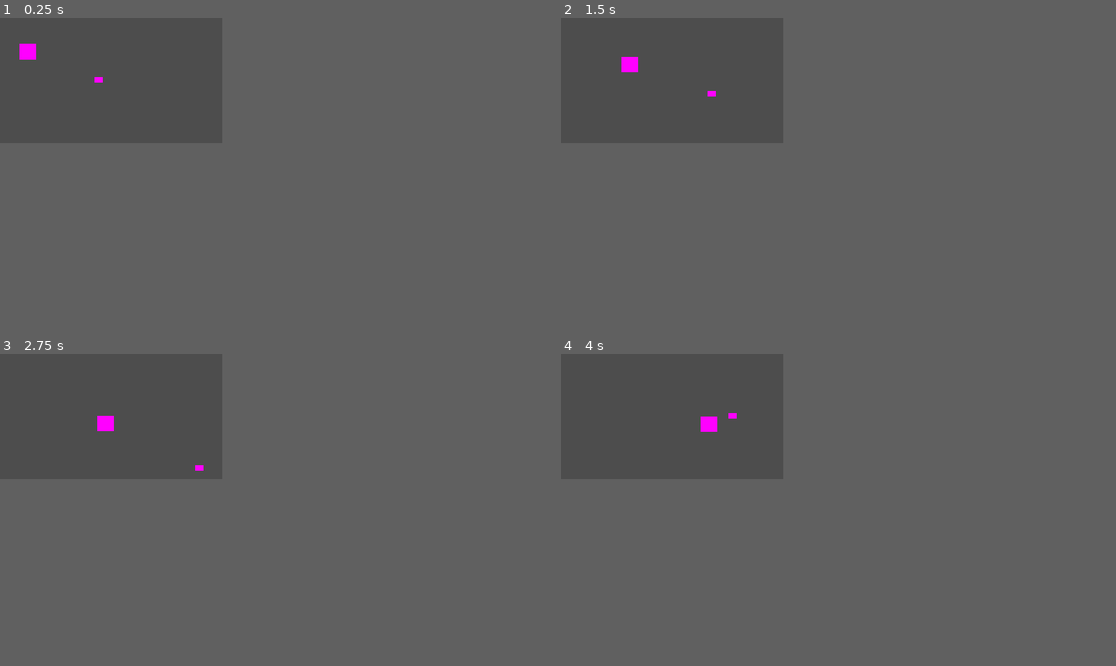
Above: before the commit, frames 1-4 (two rows, left to right).
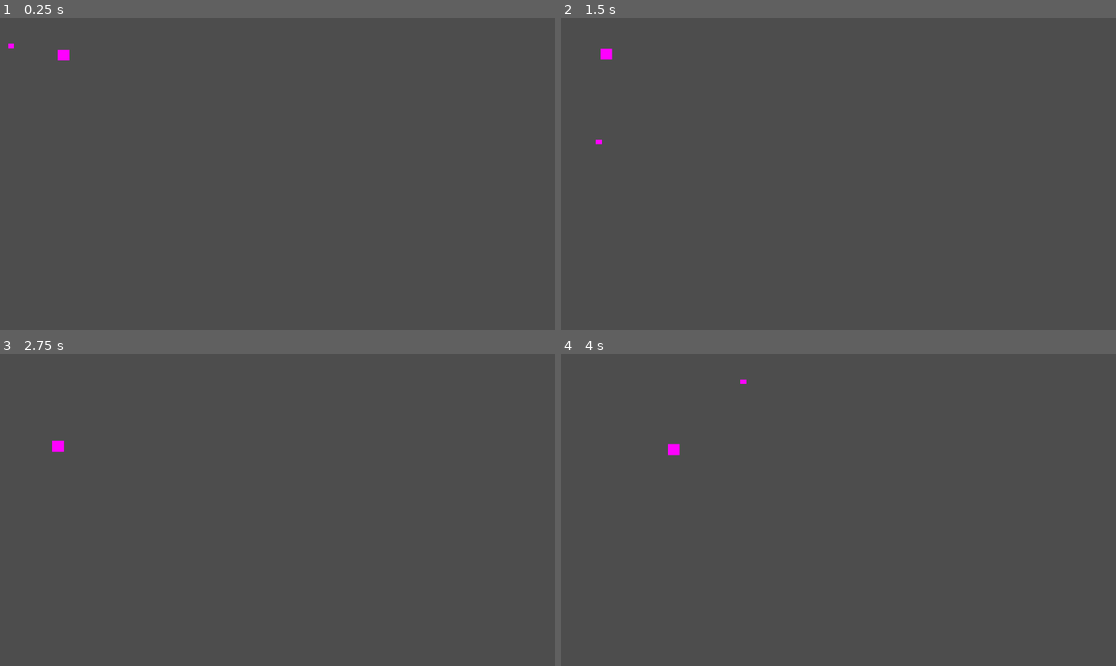
Above: after the commit, the same moments.

Repository: ThermobladeStudios/Town-One-2023
Game: Godot game, scene res://Worlds/World.tscn
The game is run twice, just before and just after one commit, with the same random seed, the same clock (stepped at 60 frames per second) and the same inputs.
Inputs:
- Up to frame 1 (0.25 s): no input
- Up to frame 2 (1.5 s): hold D (Right) 0.53-1.28 s; hold S (Down) from 1.28 s (still down)
- Up to frame 3 (2.75 s): release S (Down) at 2.03 s; hold D (Right) from 2.03 s (still down)
- Up to frame 4 (4 s): release D (Right) at 2.78 s; hold W (Up) 2.78-3.53 s; hold A (Left) from 3.53 s (still down)
In our replay, the window is 320x180 before the commit and 799x449 after it. These sizes can differ from the game's own. Grey fills any space a smaller window leaves; there, only what the larger window draws over its background counts as a difference.

The runs differ from the first frame. In frame 1, 0.3% of the frame differs, in the area x 1-19%, y 8-21%; in frame 2, 0.3%; in frame 3, 0.3%; in frame 4, 0.3%.

Commit message:
New sutff v0.01
ig idk what to put jsut added shit

Diff:
--- a/Bamboo Enemy/Bamboo.tscn
+++ b/Bamboo Enemy/Bamboo.tscn
@@ -1,6 +1,8 @@
-[gd_scene load_steps=3 format=3 uid="uid://c5kxw5reyb4x1"]
+[gd_scene load_steps=4 format=3 uid="uid://c5kxw5reyb4x1"]
 
 [ext_resource type="Script" path="res://Bamboo Enemy/Bamboo.gd" id="1_wrjdu"]
+
+[sub_resource type="RectangleShape2D" id="RectangleShape2D_6be4j"]
 
 [sub_resource type="PlaceholderTexture2D" id="PlaceholderTexture2D_wcl76"]
 
@@ -8,6 +10,7 @@
 script = ExtResource("1_wrjdu")
 
 [node name="CollisionShape2D" type="CollisionShape2D" parent="."]
+shape = SubResource("RectangleShape2D_6be4j")
 
 [node name="Sprite2D" type="Sprite2D" parent="."]
 scale = Vector2(24.2, 22.2)
--- a/Character.gd
+++ /dev/null
@@ -1,10 +0,0 @@
-extends CharacterBody2D
-
-
-@export var speed = 100
-
-# Called every frame. 'delta' is the elapsed time since the previous frame.
-func _physics_process(delta):
-	var input_direction = Vector2(Input.get_action_strength("Right") - Input.get_action_strength("Left") , Input.get_action_strength("Down") - Input.get_action_strength("Up")).normalized()
-	velocity = input_direction*speed
-	move_and_slide()
--- /dev/null
+++ b/Character/Character.gd
@@ -0,0 +1,31 @@
+extends CharacterBody2D
+
+@onready var panda = []
+@onready var allpandas = preload("res://Panda/Panda.tscn")
+@export var speed = 100
+var i = 0
+
+# Called every frame. 'delta' is the elapsed time since the previous frame.
+func _ready():
+	for x in 3:
+		panda.append(allpandas)
+		$Timer.start(5)
+
+
+# Called every frame. 'delta' is the elapsed time since the previous frame.
+func _physics_process(delta):
+	var input_direction = Vector2(Input.get_action_strength("Right") - Input.get_action_strength("Left") , Input.get_action_strength("Down") - Input.get_action_strength("Up")).normalized()
+	velocity = input_direction*speed
+	move_and_slide()
+
+
+
+
+func spawn_panda():
+	print("Spawn Panda")
+	$Panda.add_child(panda[i].instantiate())
+	if (i < 2):
+		i += 1
+
+func _on_timer_timeout():
+	spawn_panda()
--- a/Character/Character.tscn
+++ b/Character/Character.tscn
@@ -1,13 +1,13 @@
-[gd_scene load_steps=4 format=3 uid="uid://cv54o024g40la"]
+[gd_scene load_steps=4 format=3 uid="uid://dp1b0ufsfh8gi"]
 
-[ext_resource type="Script" path="res://Character.gd" id="1_qoctf"]
+[ext_resource type="Script" path="res://Character/Character.gd" id="1_grdkg"]
 
 [sub_resource type="PlaceholderTexture2D" id="PlaceholderTexture2D_8lsdx"]
 
 [sub_resource type="CircleShape2D" id="CircleShape2D_th8df"]
 
 [node name="CharacterBody2D" type="CharacterBody2D"]
-script = ExtResource("1_qoctf")
+script = ExtResource("1_grdkg")
 speed = 1000
 
 [node name="Sprite2D" type="Sprite2D" parent="."]
@@ -17,3 +17,9 @@
 
 [node name="CollisionShape2D" type="CollisionShape2D" parent="."]
 shape = SubResource("CircleShape2D_th8df")
+
+[node name="Timer" type="Timer" parent="."]
+
+[node name="Panda" type="Node" parent="."]
+
+[connection signal="timeout" from="Timer" to="." method="_on_timer_timeout"]
--- a/Character/friendly.gd
+++ b/Character/friendly.gd
@@ -12,6 +12,8 @@
 
 func spawn_panda():
 	$Pandas.add_child(panda[i].instantiate())
-	i += 1
+	if (i < 2):
+		i += 1
+
 func _on_timer_timeout():
 	spawn_panda()
--- a/Character/friendly.tscn
+++ b/Character/friendly.tscn
@@ -1,15 +1,13 @@
 [gd_scene load_steps=3 format=3 uid="uid://da6qxqkpptqhw"]
 
 [ext_resource type="Script" path="res://Character/friendly.gd" id="1_iros2"]
-[ext_resource type="PackedScene" uid="uid://cv54o024g40la" path="res://Character/Character.tscn" id="1_kxngm"]
+[ext_resource type="PackedScene" uid="uid://dp1b0ufsfh8gi" path="res://Character/Character.tscn" id="1_kxngm"]
 
 [node name="Friendly" type="Node2D"]
 script = ExtResource("1_iros2")
 
 [node name="CharacterBody2D" parent="." instance=ExtResource("1_kxngm")]
 
-[node name="Camera2D" type="Camera2D" parent="CharacterBody2D"]
-
 [node name="Timer" type="Timer" parent="."]
 
 [node name="Pandas" type="Node" parent="."]
--- a/Worlds/World.tscn
+++ b/Worlds/World.tscn
@@ -1,15 +1,12 @@
 [gd_scene load_steps=3 format=3 uid="uid://cc171dk12rd71"]
 
-[ext_resource type="PackedScene" uid="uid://cv54o024g40la" path="res://Character/Character.tscn" id="1_bsm3k"]
-[ext_resource type="PackedScene" uid="uid://c5kxw5reyb4x1" path="res://Bamboo Enemy/Bamboo.tscn" id="2_2uja1"]
+[ext_resource type="PackedScene" uid="uid://dp1b0ufsfh8gi" path="res://Character/Character.tscn" id="1_bsm3k"]
+[ext_resource type="PackedScene" uid="uid://c5kxw5reyb4x1" path="res://Bamboo Enemy/Bamboo.tscn" id="2_g1b4f"]
 
-[node name="MainWorld" type="Node2D"]
+[node name="Node2D" type="Node2D"]
+
+[node name="Bamboo" parent="." instance=ExtResource("2_g1b4f")]
+position = Vector2(157, 81)
 
 [node name="Player" parent="." instance=ExtResource("1_bsm3k")]
-position = Vector2(142, 89)
-scale = Vector2(1.03717, 0.94208)
-speed = 100
-
-[node name="Bamboo" parent="." instance=ExtResource("2_2uja1")]
-position = Vector2(28, 44)
-SPEED = 50
+position = Vector2(23, 58)
--- a/project.godot
+++ b/project.godot
@@ -14,11 +14,6 @@
 run/main_scene="res://Worlds/World.tscn"
 config/features=PackedStringArray("4.0", "GL Compatibility")
 config/icon="res://icon.svg"
-
-[display]
-
-window/size/viewport_width=320
-window/size/viewport_height=180
 
 [input]
 
